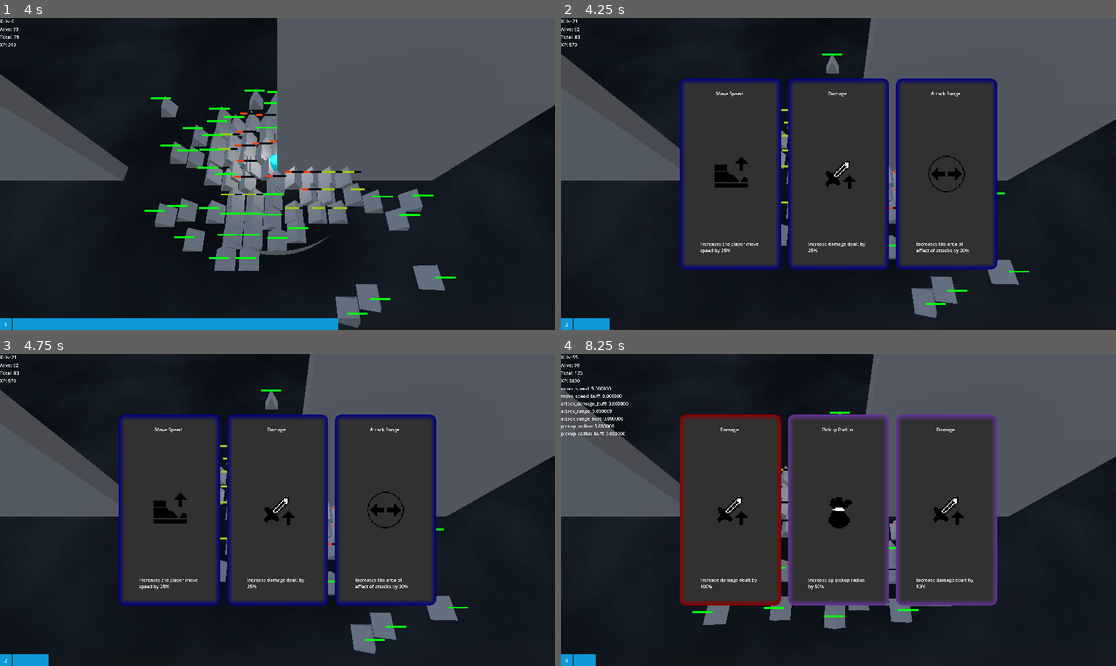
Above: before the commit, frames 1-4 (two rows, left to right).
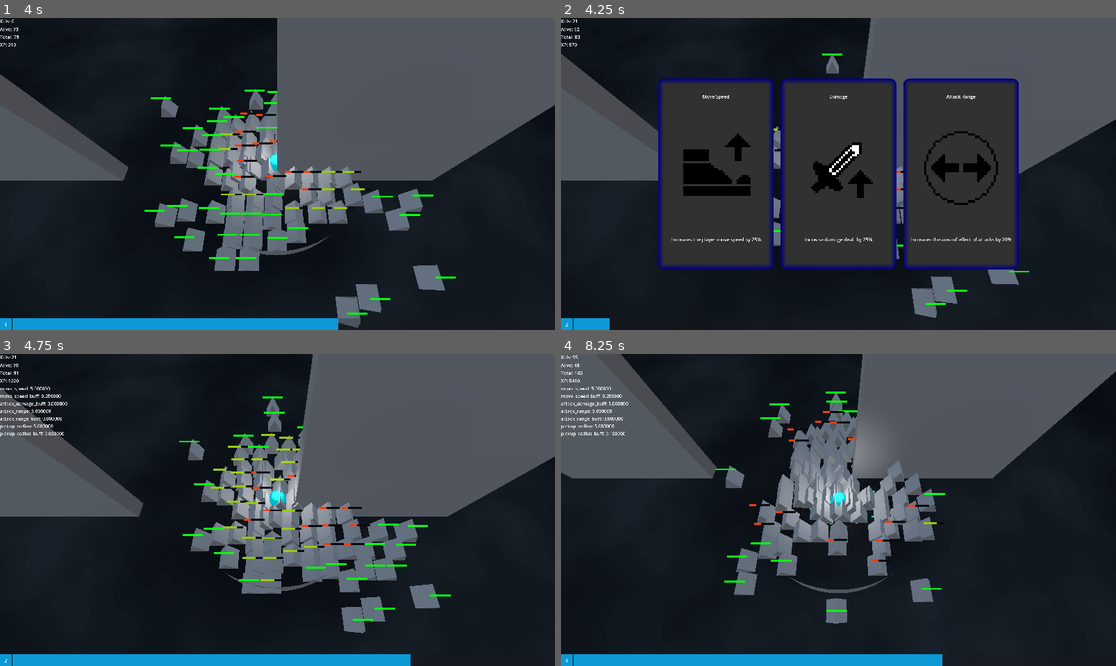
Above: after the commit, the same moments.

Repository: partkyle/GodotProjects
Game: Godot game, scene res://main.tscn
Two runs of this game, one before a commit and one after it. Both use one fixed random seed, a clock stepped at 60 frames per second and the inputs below. The engine's default icon, where the game draws it, is replaced by a stand-in: a white triangle on a blue panel in a dark square.
Inputs (mouse positions are in pixels of both pictures, inside the frame that each line leads up to):
- Up to frame 1 (4 s): tap Enter (ui_accept) at 0.5, 0.77, 3.77 s; move the mouse to (399, 158) at 0.52 s; hold D (move_right) 0.53-1.25 s; hold F 0.53-1.25 s; click (399, 158) at 0.67 s; drag from (166, 189) to (249, 236) at 1.27 s; move the mouse to (333, 105) at 2.02 s; hold D (move_right) 2.03-2.75 s; hold F 2.03-2.75 s; click (333, 105) at 2.17 s; drag from (249, 236) to (111, 127) at 2.77 s; move the mouse to (444, 220) at 3.52 s; hold A (move_left) from 3.53 s (still down); hold F from 3.53 s (still down); click (444, 220) at 3.67 s
- Up to frame 2 (4.25 s): keep holding A (move_left); keep holding F
- Up to frame 3 (4.75 s): release A (move_left) at 4.25 s; release F at 4.25 s; drag from (111, 463) to (194, 432) at 4.27 s
- Up to frame 4 (8.25 s): move the mouse to (866, 510) at 5.02 s; hold S (move_down) 5.03-5.75 s; hold F 5.03-5.75 s; click (866, 510) at 5.17 s; drag from (755, 432) to (727, 525) at 5.77 s; move the mouse to (960, 494) at 6.52 s; hold W (move_up) 6.53-7.25 s; hold F 6.53-7.25 s; click (960, 494) at 6.67 s; tap Enter (ui_accept) at 6.77 s; drag from (727, 525) to (810, 572) at 7.27 s; move the mouse to (894, 441) at 8.02 s; hold S (move_down) from 8.03 s (still down); hold F from 8.03 s (still down); click (894, 441) at 8.17 s

Frame 1 is identical in both runs. In frame 2, 14% of the frame differs, in the area x 17-83%, y 19-81%; in frame 3, 38%; in frame 4, 49%, in the area x 0-100%, y 0-100%.

Commit message:
clean up choice

Diff:
--- a/RetroSurvivor/choice.gd
+++ b/RetroSurvivor/choice.gd
@@ -1,10 +1,10 @@
 class_name Choice
 extends Node
 
-@onready var panel := $Panel
-@onready var label := $Panel/Label
-@onready var text := $Panel/RichTextLabel
-@onready var icon := $Panel/Icon
+@onready var panel := %Panel
+@onready var title := %Title
+@onready var icon := %Icon
+@onready var description := %Description
 
 @export var stylebox : StyleBox
 
@@ -26,8 +26,8 @@
 
 	stylebox.border_color = PowerUp.RARITY_TO_COLOR[rarity]
 
-	label.text = powerup.name
-	text.text = powerup.get_description(rarity)
+	title.text = powerup.name
+	description.text = powerup.get_description(rarity)
 
 
 func _on_panel_gui_input(event):
--- a/RetroSurvivor/choice.tscn
+++ b/RetroSurvivor/choice.tscn
@@ -17,55 +17,53 @@
 script = ExtResource("1_ip62t")
 
 [node name="Panel" type="Panel" parent="."]
-custom_minimum_size = Vector2(350, 0)
+unique_name_in_owner = true
+custom_minimum_size = Vector2(400, 0)
 layout_mode = 2
 theme_override_styles/panel = ExtResource("2_7puwa")
 
-[node name="Label" type="Label" parent="Panel"]
+[node name="MarginContainer" type="MarginContainer" parent="Panel"]
 layout_mode = 1
-anchors_preset = 5
-anchor_left = 0.5
-anchor_right = 0.5
-offset_left = -70.0
-offset_top = 40.0
-offset_right = 64.0
-offset_bottom = 63.0
+anchors_preset = 15
+anchor_right = 1.0
+anchor_bottom = 1.0
 grow_horizontal = 2
+grow_vertical = 2
+theme_override_constants/margin_top = 50
+
+[node name="VBoxContainer" type="VBoxContainer" parent="Panel/MarginContainer"]
+layout_mode = 2
+
+[node name="Title" type="Label" parent="Panel/MarginContainer/VBoxContainer"]
+unique_name_in_owner = true
+layout_mode = 2
 size_flags_horizontal = 4
-text = "label text"
+text = "INSERT_TITLE"
 horizontal_alignment = 1
 
-[node name="Icon" type="TextureRect" parent="Panel"]
-layout_mode = 1
-anchors_preset = 8
-anchor_left = 0.5
-anchor_top = 0.5
-anchor_right = 0.5
-anchor_bottom = 0.5
-offset_left = -64.0
-offset_top = -64.0
-offset_right = 64.0
-offset_bottom = 64.0
-grow_horizontal = 2
-grow_vertical = 2
+[node name="Spacer2" type="Control" parent="Panel/MarginContainer/VBoxContainer"]
+custom_minimum_size = Vector2(0, 100)
+layout_mode = 2
+mouse_filter = 1
+
+[node name="Icon" type="TextureRect" parent="Panel/MarginContainer/VBoxContainer"]
+unique_name_in_owner = true
+custom_minimum_size = Vector2(256, 256)
+layout_mode = 2
+size_flags_horizontal = 4
+size_flags_vertical = 4
 texture = ExtResource("3_pgvwk")
 
-[node name="RichTextLabel" type="RichTextLabel" parent="Panel"]
-layout_mode = 1
-anchors_preset = 7
-anchor_left = 0.5
-anchor_top = 1.0
-anchor_right = 0.5
-anchor_bottom = 1.0
-offset_left = -105.5
-offset_top = -100.0
-offset_right = 105.5
-grow_horizontal = 2
-grow_vertical = 0
+[node name="Spacer3" type="Control" parent="Panel/MarginContainer/VBoxContainer"]
+custom_minimum_size = Vector2(0, 100)
+layout_mode = 2
+mouse_filter = 1
+
+[node name="Description" type="Label" parent="Panel/MarginContainer/VBoxContainer"]
+unique_name_in_owner = true
+layout_mode = 2
 size_flags_horizontal = 4
-mouse_filter = 1
-text = "description in here"
-scroll_active = false
-drag_and_drop_selection_enabled = false
+text = "INSERT DESCRIPTION"
+horizontal_alignment = 1
 
 [connection signal="gui_input" from="Panel" to="." method="_on_panel_gui_input"]
